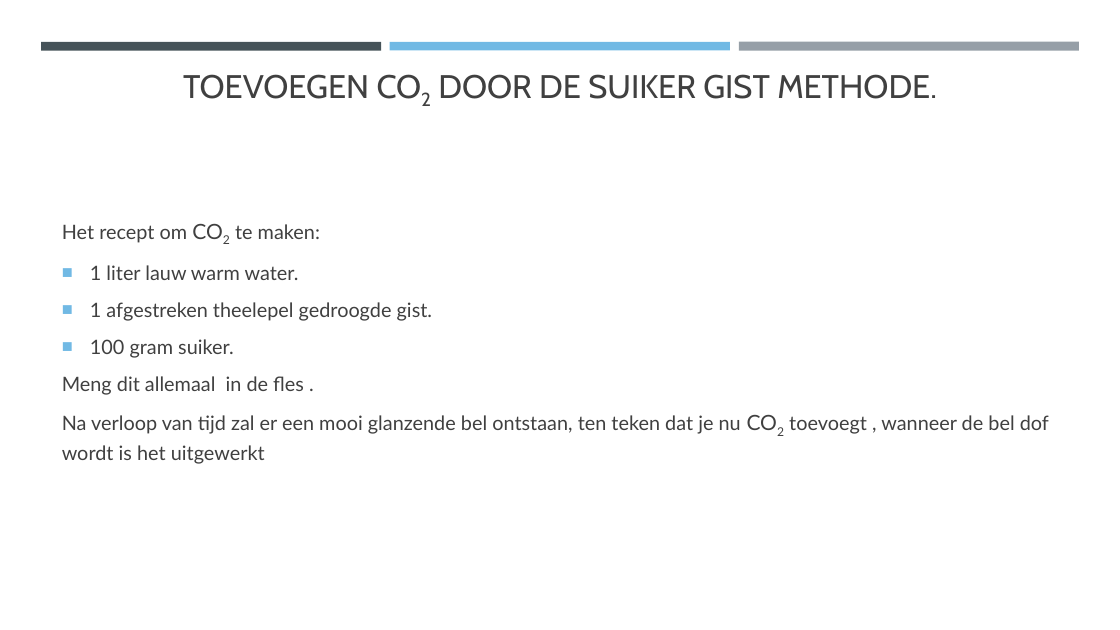
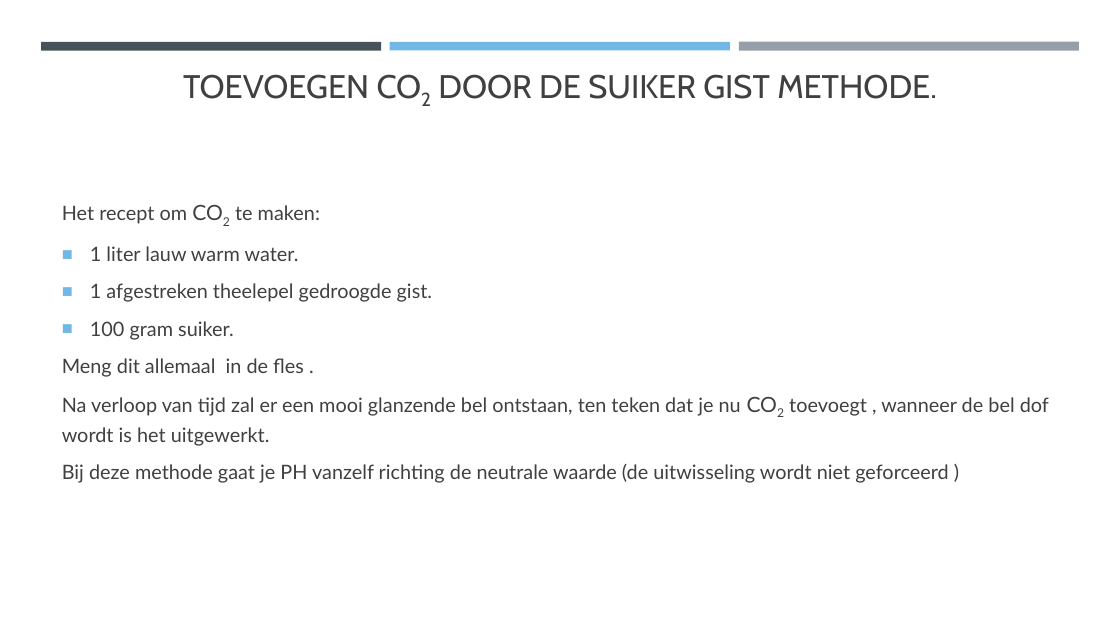
Before and after one commit to Riekusb/arduino, a slide deck: slide 19 of lezingen/basiskennis aquarium houden/Basiskennis aquarium.pptx. Drawn at 1120x630 pixels with LibreOffice and Linux fonts; fonts in the diff are those of the drawing. Boxes give left, top, right and bottom in pixels: in the first picture for what was removed or moved away, otherwise in the second. Text is boxed around its words. In the diff, an @@ line names an element or a change of style, - is before the commit and + after.

```diff
--- a/lezingen/basiskennis aquarium houden/Basiskennis aquarium.pptx
+++ b/lezingen/basiskennis aquarium houden/Basiskennis aquarium.pptx
@@ text at [62, 397, 1049, 483]: text changed @@
-Na verloop van tijd zal er een mooi glanzende bel ontstaan, ten teken dat je nu CO2 toevoegt , wanneer de bel dof wordt is het uitgewerkt
+Na verloop van tijd zal er een mooi glanzende bel ontstaan, ten teken dat je nu CO2 toevoegt , wanneer de bel dof wordt is het uitgewerkt.
+Bij deze methode gaat je PH vanzelf richting de neutrale waarde (de uitwisseling wordt niet geforceerd )
```
Also in this commit, not shown: 19 other slides changed, 1 other file.
